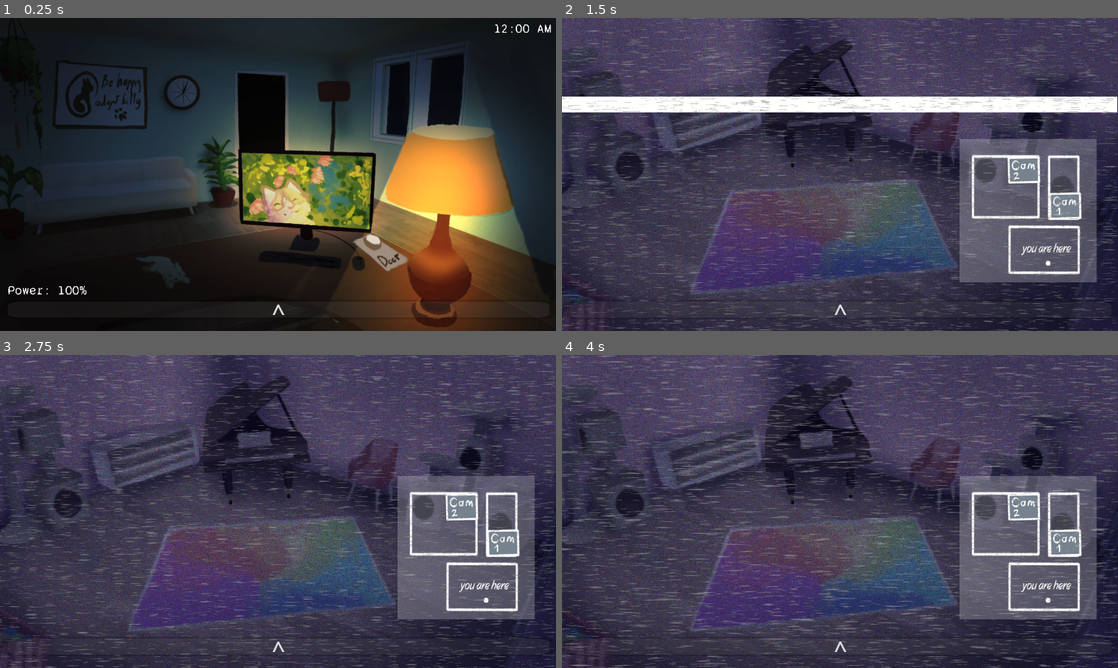
Above: before the commit, frames 1-4 (two rows, left to right).
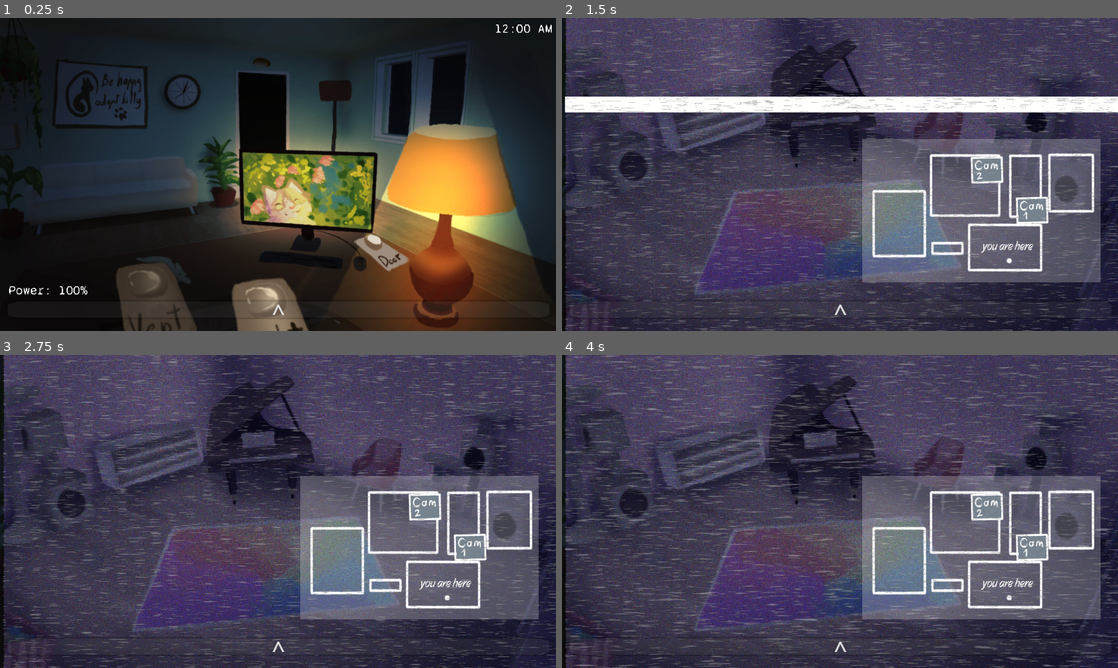
Above: after the commit, the same moments.

Repository: GrayAndWise/MeowsacreGame
Game: Godot game, scene res://office.tscn
The game is run twice, just before and just after one commit, with the same random seed, the same clock (stepped at 60 frames per second) and the same inputs. This scene is started directly instead of the project's main scene.
Inputs (mouse positions are in pixels of both pictures, inside the frame that each line leads up to):
- Up to frame 1 (0.25 s): no input
- Up to frame 2 (1.5 s): tap Enter at 0.5 s; move the mouse to (840, 312) at 0.52 s; press the mouse at (840, 312) at 0.53 s; move the mouse to (728, 190) at 1.27 s; release the mouse at (728, 190) at 1.28 s; click (728, 190) at 1.35 s
- Up to frame 3 (2.75 s): move the mouse to (333, 442) at 2.02 s; press the mouse at (333, 442) at 2.03 s
- Up to frame 4 (4 s): move the mouse to (812, 574) at 2.77 s; release the mouse at (812, 574) at 2.78 s; click (812, 574) at 2.85 s; move the mouse to (1006, 558) at 3.52 s; press the mouse at (1006, 558) at 3.53 s

The runs differ from the first frame. In frame 1, 7.9% of the frame differs, in the area x 0-100%, y 2-100%; in frame 2, 36%; in frame 3, 38%; in frame 4, 38%, in the area x 0-100%, y 0-100%.

Commit message:
camera and pannel update
room panel moves, added new buttons, camera views added, not yet working

Diff:
--- a/cameraview.gd
+++ b/cameraview.gd
@@ -6,6 +6,9 @@
 func _ready() -> void:
 	$cam1btn.mouse_entered.connect(func(): switchRoom(1))
 	$cam2btn.mouse_entered.connect(func(): switchRoom(0))
+	$cam3btn.mouse_entered.connect(func(): switchRoom(2))
+	$cam4btn.mouse_entered.connect(func(): switchRoom(3))
+	$cam5btn.mouse_entered.connect(func(): switchRoom(4))
 	$AnimatedSprite2D.animation_finished.connect(func(): $roomSelect.frame = targetFrame)
 
 var currentCam : int = 1  # default to cam1
--- a/office.tscn
+++ b/office.tscn
@@ -8,22 +8,29 @@
 [ext_resource type="Texture2D" uid="uid://jfpnfg0k58yj" path="res://textures/rooms/door/doorClose3.png" id="3_4360s"]
 [ext_resource type="Texture2D" uid="uid://bw04k6ifr20ci" path="res://textures/rooms/door/doorbuttonon.png" id="3_f2u8t"]
 [ext_resource type="Script" uid="uid://472qauf4u4s3" path="res://scripts/camera.gd" id="3_lcnwv"]
+[ext_resource type="Script" uid="uid://c5qqt35oqygt1" path="res://scripts/scroll.gd" id="3_rwrx0"]
 [ext_resource type="Texture2D" uid="uid://4gjq6wv270nk" path="res://textures/button.png" id="4_4i814"]
 [ext_resource type="Texture2D" uid="uid://duor5e8jumko8" path="res://textures/rooms/door/doorClose2.png" id="4_a0t2l"]
-[ext_resource type="Texture2D" uid="uid://cmm4fttnm0mv6" path="res://textures/rooms/cam1.png" id="5_s0aar"]
+[ext_resource type="Texture2D" uid="uid://clbrecx5fnvw7" path="res://textures/rooms/door/Vent-closing-1.png" id="5_3ff2b"]
+[ext_resource type="Texture2D" uid="uid://bqglgs0hfbtvy" path="res://textures/rooms/Big-office-background.png" id="5_c3g7g"]
 [ext_resource type="Texture2D" uid="uid://cyt2t1gcrlj6y" path="res://textures/rooms/door/doorClose4.png" id="5_xemgy"]
 [ext_resource type="Texture2D" uid="uid://cnnd73k6a2ajn" path="res://textures/rooms/cam2.png" id="6_gxl1f"]
+[ext_resource type="Texture2D" uid="uid://npiokngvhagb" path="res://textures/rooms/door/Vent-closing-2.png" id="6_ndboj"]
 [ext_resource type="Texture2D" uid="uid://bh2sb1lvvpvns" path="res://textures/rooms/cam3.png" id="7_2uxut"]
+[ext_resource type="Texture2D" uid="uid://b7nvjo8eovljg" path="res://textures/rooms/door/Vent-closing-3.png" id="7_houpo"]
 [ext_resource type="Script" uid="uid://cxrlmpsrb75rt" path="res://cameraview.gd" id="8_25m5p"]
 [ext_resource type="Texture2D" uid="uid://b1ebcqlf52sod" path="res://textures/rooms/cam4.jpg" id="8_n1y4y"]
-[ext_resource type="Texture2D" uid="uid://wnyt8jm4b5ee" path="res://textures/gui/6db8b09e-e760-4bb3-8f74-63b825c49e2a.png" id="9_m8tx5"]
 [ext_resource type="Texture2D" uid="uid://cf2nfohc8bjlu" path="res://textures/gui/cam1btn.png" id="10_4hetp"]
 [ext_resource type="Texture2D" uid="uid://dsumfnstras8c" path="res://textures/gui/cam2btn.png" id="11_o3cd7"]
 [ext_resource type="Texture2D" uid="uid://b4hh03lylp5xa" path="res://textures/rooms/room2.png" id="12_8qan1"]
 [ext_resource type="Shader" uid="uid://doru1ltf8i275" path="res://shaders/removeblack.gdshader" id="13_25m5p"]
+[ext_resource type="Texture2D" uid="uid://d0ehg7qead0ii" path="res://textures/rooms/door/Light-button-1.png" id="13_hjp6o"]
 [ext_resource type="Texture2D" uid="uid://bv8bycfvuf2jm" path="res://textures/rooms/room1.png" id="13_jktts"]
+[ext_resource type="Texture2D" uid="uid://o57txvmhxsyq" path="res://textures/rooms/door/Light-button-2.png" id="14_1bs0n"]
 [ext_resource type="Texture2D" uid="uid://dybt5rpq87bvg" path="res://textures/static/12.png" id="14_ga26y"]
 [ext_resource type="Texture2D" uid="uid://chrm4o2xrthgi" path="res://textures/static/13.png" id="15_2k2f6"]
+[ext_resource type="Texture2D" uid="uid://hyy8meqnwpb8" path="res://textures/rooms/door/Vent-button-1.png" id="15_ity3l"]
+[ext_resource type="Texture2D" uid="uid://bcv1recumr5nf" path="res://textures/rooms/door/Vent-button-2.png" id="16_5qg4s"]
 [ext_resource type="Texture2D" uid="uid://yciepx3yysln" path="res://textures/static/14.png" id="16_hs4kw"]
 [ext_resource type="Texture2D" uid="uid://fql7n71uigjl" path="res://textures/static/15.png" id="17_bm8iy"]
 [ext_resource type="Texture2D" uid="uid://bandw114bx5a6" path="res://textures/static/16.png" id="18_2uru3"]
@@ -32,12 +39,18 @@
 [ext_resource type="Texture2D" uid="uid://dgbrraqdah8gw" path="res://textures/static/20.png" id="21_46so7"]
 [ext_resource type="Texture2D" uid="uid://cawp85g1s82a1" path="res://textures/static/25.png" id="23_46so7"]
 [ext_resource type="Texture2D" uid="uid://br42qxjss22g8" path="res://textures/static/430.png" id="24_bveom"]
+[ext_resource type="Texture2D" uid="uid://bf2jf2wkph1lh" path="res://textures/rooms/image0.png" id="25_1bs0n"]
 [ext_resource type="Texture2D" uid="uid://cwbd0y7smyp2o" path="res://textures/static/437.png" id="26_nl0r1"]
 [ext_resource type="Texture2D" uid="uid://jf3sryr7g0qe" path="res://textures/static/438.png" id="27_26ul0"]
+[ext_resource type="Texture2D" uid="uid://sb1evb86kmjr" path="res://textures/camera buttons/clipboard_2026-05-21_02-22.png" id="28_ity3l"]
+[ext_resource type="Texture2D" uid="uid://jy1bbxxchr2c" path="res://textures/camera buttons/clipboard_2026-05-21_02-2.png" id="29_5qg4s"]
 [ext_resource type="AudioStream" uid="uid://8h280nelkl5q" path="res://audio/ambienceLoop.wav" id="29_46so7"]
 [ext_resource type="AudioStream" uid="uid://c2yxlflhdbfim" path="res://audio/shortGlitch.wav" id="29_cu40l"]
 [ext_resource type="Texture2D" uid="uid://due4i85mqggde" path="res://textures/george/georgewander/6db8b09e-e760-4bb3-8f74-63b825c49e2a-2.png" id="30_5bs7n"]
+[ext_resource type="Texture2D" uid="uid://btbkdcbtpj330" path="res://textures/rooms/Untitled180_20260521021545.png" id="30_rqlqf"]
+[ext_resource type="Texture2D" uid="uid://rwtyuqi857xb" path="res://textures/rooms/dccf8abe-8f9a-4f14-98a0-46f5d336ab6b.png" id="31_csuqh"]
 [ext_resource type="Texture2D" uid="uid://clc482evd3ntv" path="res://textures/george/georgewander/6db8b09e-e760-4bb3-8f74-63b825c49e2a.png" id="31_cu40l"]
+[ext_resource type="Texture2D" uid="uid://dleoav8khdgic" path="res://textures/rooms/33f22817-0c91-4f51-8405-08766af1715c.png" id="32_5vds2"]
 [ext_resource type="Texture2D" uid="uid://ms6sg8if7qva" path="res://textures/george/georgewander/6db8b09e-e760-4bb3-8f74-63b825c49e2a-3.png" id="32_qt548"]
 [ext_resource type="Texture2D" uid="uid://w0tsv83i1rfs" path="res://textures/george/georgewander/a6be390a-d5a9-4789-9fe7-552aad832622-2.png" id="33_5c3wu"]
 [ext_resource type="Texture2D" uid="uid://btdsmyjxpftoq" path="res://textures/george/georgewander/a6be390a-d5a9-4789-9fe7-552aad832622.png" id="34_g68bc"]
@@ -50,6 +63,7 @@
 [ext_resource type="Texture2D" uid="uid://d3njy3fdjvitt" path="res://textures/george/jumpscare/6six.png" id="47_xeg8r"]
 [ext_resource type="Texture2D" uid="uid://5vgh82sd1fwk" path="res://textures/george/jumpscare/7seven.png" id="48_ihndh"]
 [ext_resource type="Texture2D" uid="uid://cblq115esqigw" path="res://textures/george/jumpscare/Untitled168_20260415213525.png" id="49_fh040"]
+[ext_resource type="Texture2D" uid="uid://b3xrukkg2t2x8" path="res://textures/camera buttons/clipboard_2026-05-21_02-3.png" id="49_rqlqf"]
 [ext_resource type="Texture2D" uid="uid://c51e10bscgikd" path="res://textures/george/jumpscare/Untitled168_20260415213529.png" id="50_jtjic"]
 [ext_resource type="Texture2D" uid="uid://bk248pmb22886" path="res://textures/george/jumpscare/Untitled168_20260415213533.png" id="51_dd4l1"]
 [ext_resource type="Texture2D" uid="uid://docc36onojitg" path="res://textures/george/jumpscare/Untitled168_20260415213537.png" id="52_xbu8t"]
@@ -57,18 +71,40 @@
 [ext_resource type="Texture2D" uid="uid://dwehenlsb0tln" path="res://textures/george/jumpscare/Untitled168_20260415213551.png" id="54_pulq8"]
 [ext_resource type="AudioStream" uid="uid://dkxe580phj3s3" path="res://audio/jumpscare.mp3" id="55_f2u8t"]
 [ext_resource type="AudioStream" uid="uid://b2idkloe0uugj" path="res://audio/whitenoise_static.wav" id="57_6rmj5"]
+[ext_resource type="Texture2D" uid="uid://bewy6jq6untrm" path="res://textures/george/Light-with-eyes-when-pressed.png" id="68_b1xpf"]
+[ext_resource type="Texture2D" uid="uid://b8wb35jfg8r8p" path="res://textures/george/Light-without-eyes-when-pressed.png" id="69_dehg8"]
 
 [sub_resource type="SpriteFrames" id="SpriteFrames_wruqr"]
 animations = [{
 "frames": [{
 "duration": 1.0,
 "texture": ExtResource("1_43ocd")
+}, {
+"duration": 1.0,
+"texture": ExtResource("5_c3g7g")
 }],
 "loop": true,
 "name": &"default",
 "speed": 5.0
 }]
 
+[sub_resource type="SpriteFrames" id="SpriteFrames_m6qcb"]
+animations = [{
+"frames": [{
+"duration": 1.0,
+"texture": ExtResource("5_3ff2b")
+}, {
+"duration": 1.0,
+"texture": ExtResource("6_ndboj")
+}, {
+"duration": 1.0,
+"texture": ExtResource("7_houpo")
+}],
+"loop": false,
+"name": &"default",
+"speed": 8.0
+}]
+
 [sub_resource type="SpriteFrames" id="SpriteFrames_g6veu"]
 animations = [{
 "frames": [{
@@ -91,6 +127,20 @@
 "name": &"default",
 "speed": 12.0
 }]
+
+[sub_resource type="AnimatedTexture" id="AnimatedTexture_n1qgr"]
+frames = 2
+frame_0/texture = ExtResource("13_hjp6o")
+frame_0/duration = 0.0
+frame_1/texture = ExtResource("14_1bs0n")
+frame_1/duration = 0.0
+
+[sub_resource type="AnimatedTexture" id="AnimatedTexture_jheaw"]
+frames = 2
+frame_0/texture = ExtResource("15_ity3l")
+frame_0/duration = 0.0
+frame_1/texture = ExtResource("16_5qg4s")
+frame_1/duration = 0.0
 
 [sub_resource type="AnimatedTexture" id="AnimatedTexture_mkmg8"]
 frames = 2
@@ -103,7 +153,7 @@
 animations = [{
 "frames": [{
 "duration": 1.0,
-"texture": ExtResource("5_s0aar")
+"texture": null
 }, {
 "duration": 1.0,
 "texture": ExtResource("6_gxl1f")
@@ -127,8 +177,17 @@
 }, {
 "duration": 1.0,
 "texture": ExtResource("13_jktts")
-}],
-"loop": true,
+}, {
+"duration": 1.0,
+"texture": ExtResource("32_5vds2")
+}, {
+"duration": 1.0,
+"texture": ExtResource("31_csuqh")
+}, {
+"duration": 1.0,
+"texture": ExtResource("30_rqlqf")
+}],
+"loop": false,
 "name": &"default",
 "speed": 5.0
 }]
@@ -338,6 +397,20 @@
 "loop": false,
 "name": &"default",
 "speed": 12.0
+}]
+
+[sub_resource type="SpriteFrames" id="SpriteFrames_b6li7"]
+animations = [{
+"frames": [{
+"duration": 1.0,
+"texture": ExtResource("68_b1xpf")
+}, {
+"duration": 1.0,
+"texture": ExtResource("69_dehg8")
+}],
+"loop": true,
+"name": &"default",
+"speed": 5.0
 }]
 
 [node name="Office" type="Node2D" unique_id=2096332971]
@@ -374,13 +447,45 @@
 text = "Power: 100%"
 
 [node name="office" type="AnimatedSprite2D" parent="." unique_id=1422493307]
+position = Vector2(-322.00003, 0)
+scale = Vector2(0.667, 0.667)
 sprite_frames = SubResource("SpriteFrames_wruqr")
-centered = false
+frame = 1
+centered = false
+
+[node name="ventDoor" type="AnimatedSprite2D" parent="office" unique_id=1855210789]
+position = Vector2(185.90709, 829.08545)
+scale = Vector2(1.141494, 1.045482)
+sprite_frames = SubResource("SpriteFrames_m6qcb")
+frame = 2
+frame_progress = 1.0
 
 [node name="door" type="AnimatedSprite2D" parent="." unique_id=1224460494]
 z_index = 1
 sprite_frames = SubResource("SpriteFrames_g6veu")
 centered = false
+
+[node name="Camera2D" type="Camera2D" parent="." unique_id=1975257928]
+position = Vector2(638, 360)
+script = ExtResource("3_rwrx0")
+
+[node name="lightButton" type="TextureRect" parent="." unique_id=1121087010]
+offset_left = 453.0
+offset_top = 530.0
+offset_right = 493.0
+offset_bottom = 570.0
+scale = Vector2(2.125, 2.125)
+mouse_filter = 0
+texture = SubResource("AnimatedTexture_n1qgr")
+
+[node name="ventButton" type="TextureRect" parent="." unique_id=1329044197]
+offset_left = 246.0
+offset_top = 554.0
+offset_right = 286.0
+offset_bottom = 594.0
+scale = Vector2(2.0465117, 1.9534883)
+mouse_filter = 0
+texture = SubResource("AnimatedTexture_jheaw")
 
 [node name="doorButton" type="TextureRect" parent="." unique_id=1998436301]
 z_index = 1
@@ -426,7 +531,7 @@
 [node name="ColorRect" type="ColorRect" parent="camera" unique_id=1556095644]
 modulate = Color(1, 1, 1, 0.23529412)
 z_index = 2
-offset_left = 915.0
+offset_left = 682.0
 offset_top = 278.0
 offset_right = 1231.0
 offset_bottom = 608.0
@@ -434,32 +539,47 @@
 
 [node name="camMap" type="TextureRect" parent="camera" unique_id=650463006]
 z_index = 2
-offset_left = -156.0
-offset_top = -308.0
-offset_right = 1242.0
-offset_bottom = 605.0
+offset_left = 704.0
+offset_top = 310.0
+offset_right = 1218.0
+offset_bottom = 585.0
 mouse_filter = 2
-texture = ExtResource("9_m8tx5")
+texture = ExtResource("25_1bs0n")
 
 [node name="cam1btn" type="TextureRect" parent="camera" unique_id=965297771]
 z_index = 2
-offset_left = 1120.0
-offset_top = 400.0
-offset_right = 1197.0
-offset_bottom = 465.0
+offset_left = 1035.0
+offset_top = 410.0
+offset_right = 1112.0
+offset_bottom = 475.0
 mouse_filter = 0
 texture = ExtResource("10_4hetp")
 
 [node name="cam2btn" type="TextureRect" parent="camera" unique_id=79453578]
 z_index = 2
-offset_left = 1025.0
+offset_left = 931.0
 offset_top = 317.0
-offset_right = 1102.0
+offset_right = 1008.0
 offset_bottom = 382.0
 mouse_filter = 0
 texture = ExtResource("11_o3cd7")
 
+[node name="cam3btn" type="TextureRect" parent="camera" unique_id=705421269]
+offset_left = 754.0
+offset_top = 433.0
+offset_right = 831.0
+offset_bottom = 498.0
+texture = ExtResource("28_ity3l")
+
+[node name="cam4btn" type="TextureRect" parent="camera" unique_id=999310023]
+offset_left = 841.0
+offset_top = 540.0
+offset_right = 918.0
+offset_bottom = 605.0
+texture = ExtResource("29_5qg4s")
+
 [node name="roomSelect" type="AnimatedSprite2D" parent="camera" unique_id=1491464295]
+visible = false
 z_index = 1
 sprite_frames = SubResource("SpriteFrames_ga26y")
 frame = 1
@@ -491,6 +611,13 @@
 volume_db = -17.391
 pitch_scale = 1.05
 
+[node name="cam5btn" type="TextureRect" parent="camera" unique_id=1324100799]
+offset_left = 1139.0
+offset_top = 343.0
+offset_right = 1216.0
+offset_bottom = 408.0
+texture = ExtResource("49_rqlqf")
+
 [node name="music" type="AudioStreamPlayer2D" parent="." unique_id=1631957415]
 process_mode = 3
 stream = ExtResource("29_46so7")
@@ -509,6 +636,7 @@
 autostart = true
 
 [node name="jumpscare" type="AnimatedSprite2D" parent="George" unique_id=1039785276]
+visible = false
 z_index = 8
 position = Vector2(4, -72)
 scale = Vector2(0.6616047, 0.79537034)
@@ -522,8 +650,10 @@
 process_mode = 3
 stream = ExtResource("55_f2u8t")
 
-[node name="TBA" type="AnimatedSprite2D" parent="." unique_id=1865092125]
-visible = false
+[node name="doorAppear" type="AnimatedSprite2D" parent="George" unique_id=1034035781]
+position = Vector2(608.00006, 251)
+scale = Vector2(0.7872033, 0.81)
+sprite_frames = SubResource("SpriteFrames_b6li7")
 
 [node name="TBA2" type="AnimatedSprite2D" parent="." unique_id=80077738]
 visible = false
--- a/project.godot
+++ b/project.godot
@@ -32,6 +32,10 @@
 window/size/mode=4
 window/stretch/mode="viewport"
 
+[dotnet]
+
+project/assembly_name="One Night At Kitties"
+
 [input]
 
 "skip warning"={
--- a/scripts/camera.gd
+++ b/scripts/camera.gd
@@ -15,6 +15,9 @@
 	camera.get_node("camMap"),
 	camera.get_node("cam1btn"),
 	camera.get_node("cam2btn"),
+	camera.get_node("cam3btn"),
+	camera.get_node("cam4btn"),
+	camera.get_node("cam5btn"),
 ]
 
 func _ready() -> void:
@@ -53,6 +56,8 @@
 	audio_player.play()
 	set_camera_ui_visible(true)
 	george.updateVisibility(camera.currentCam)
+	$"../../Camera2D".position.x=631
+	$"../../Camera2D".set_process(false)
 
 func close_cameras() -> void:
 	anim_sprite.play()
@@ -61,6 +66,8 @@
 	set_camera_ui_visible(false)
 	george.visible = false
 	camera.play_backwards()
+	$"../../Camera2D".position.x=631
+	$"../../Camera2D".set_process(true)
 
 func force_close_cameras() -> void:
 	if cameras_open:
--- /dev/null
+++ b/scripts/scroll.gd
@@ -0,0 +1,22 @@
+extends Node2D
+
+@export var speed: float = 500.0
+@export var edge_margin: float = 50.0
+
+func _process(delta: float) -> void:
+	var mouse_pos = get_viewport().get_mouse_position()
+	var window_width = get_viewport_rect().size.x
+
+	var direction: float = 0.0
+
+	# Mouse at Left Edge -> Shift entire world RIGHT
+	if mouse_pos.x < edge_margin and position.x>330:
+		direction = -1.0
+
+	# Mouse at Right Edge -> Shift entire world LEFT
+	elif mouse_pos.x > (window_width - edge_margin) and position.x < 630:
+		direction = 1.0
+	print(position.x)
+
+	# Moving the single parent container moves all child sprites simultaneously!
+	position.x += direction * speed * delta
Not shown, added: scripts/scroll.gd.uid
Empty file added: scripts/siren.gd
Not shown, added: scripts/siren.gd.uid
Binary file added: textures/camera buttons/clipboard_2026-05-21_02-2.png
Not shown, added: textures/camera buttons/clipboard_2026-05-21_02-2.png.import
Binary file added: textures/camera buttons/clipboard_2026-05-21_02-22.png
Not shown, added: textures/camera buttons/clipboard_2026-05-21_02-22.png.import
Binary file added: textures/camera buttons/clipboard_2026-05-21_02-3.png
Not shown, added: textures/camera buttons/clipboard_2026-05-21_02-3.png.import
Binary file added: textures/george/Light-with-eyes-when-pressed.png
Not shown, added: textures/george/Light-with-eyes-when-pressed.png.import
Binary file added: textures/george/Light-without-eyes-when-pressed.png
(and 39 more such lines)
